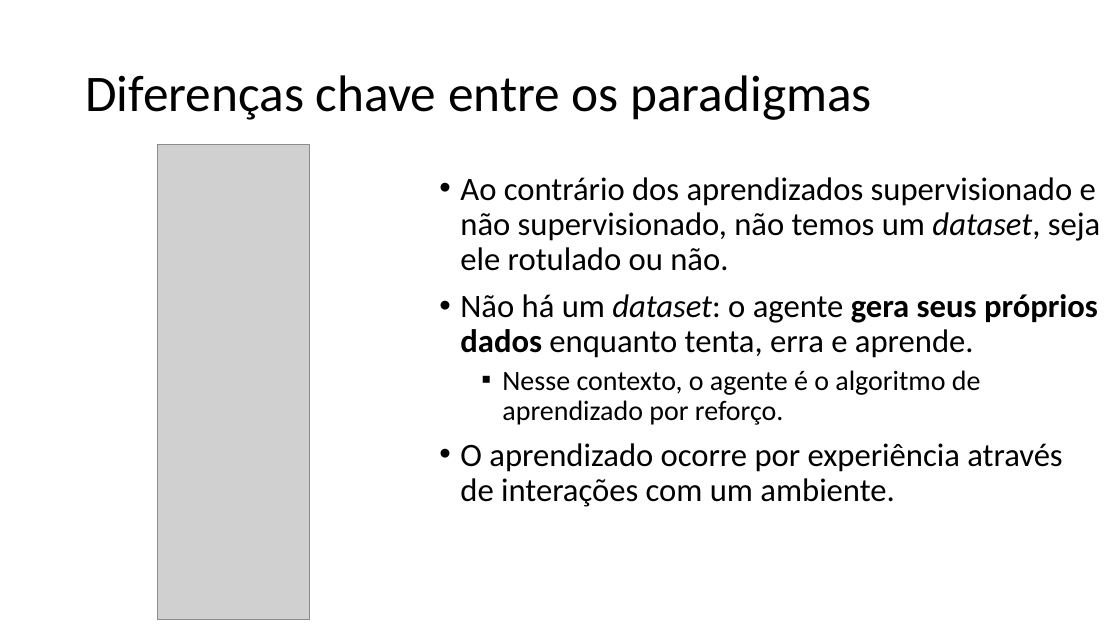
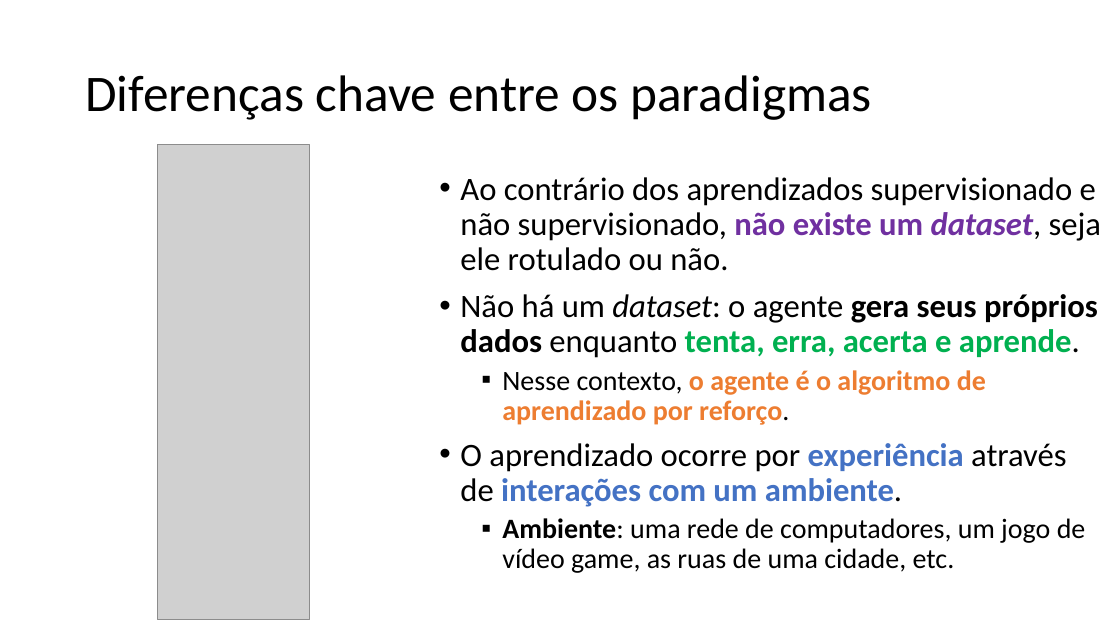
Before and after one commit to zz4fap/c24_inteligencia_artificial, a slide deck: slide 4 of slides/C24_Q_learning.pptx. Drawn at 1120x630 pixels with LibreOffice and Linux fonts; fonts in the diff are those of the drawing; grey boxes stand for pictures. Boxes give left, top, right and bottom in pixels: in the first picture for what was removed or moved away, otherwise in the second. Text is boxed around its words. In the diff, an @@ line names an element or a change of style, - is before the commit and + after.

```diff
--- a/slides/C24_Q_learning.pptx
+++ b/slides/C24_Q_learning.pptx
@@ text at (x1=460, y1=177, x2=1101, y2=358): text changed @@
-• Ao contrário dos aprendizados supervisionado e não supervisionado, não temos um dataset, seja ele rotulado ou não.
-• Não há um dataset: o agente gera seus próprios dados enquanto tenta, erra e aprende.
+• Ao contrário dos aprendizados supervisionado e não supervisionado, não existe um dataset, seja ele rotulado ou não.
+• Não há um dataset: o agente gera seus próprios dados enquanto tenta, erra, acerta e aprende.
@@ text at (x1=460, y1=370, x2=1067, y2=507): text colour #000000 to #ED7D31 in "o agente é o algoritmo de aprendizado ..."; bold on in "o agente é o algoritmo de aprendizado ...", "experiência interações com um ambiente."; text colour #000000 to #4472C4 in "experiência interações com um ambiente." @@
@@ text at (x1=502, y1=518, x2=1086, y2=573): paragraph added @@
+  ▪ Ambiente: uma rede de computadores, um jogo de vídeo game, as ruas de uma cidade, etc.
```
Also in this commit, not shown: 19 other slides changed, 7 slides added, 2 slides removed, 2 other files.
